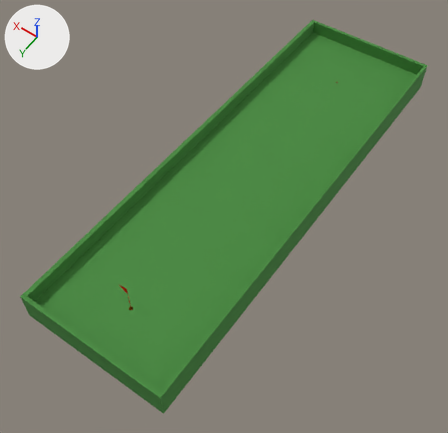
The Blender file assets/blend_files/basic_level_1.blend as it was, and as the next commit left it.
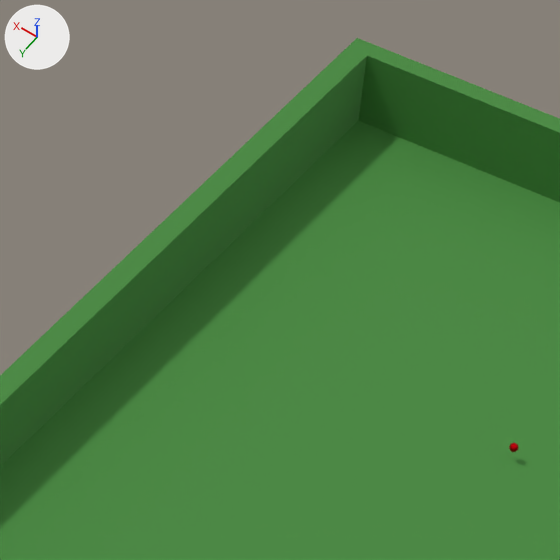
Old and new are each drawn whole from a 50 mm lens placed at (-5.67, 13.67, 12.03), pointed at (0.09, 5.6, -0.66) and again close up on the part from 58% to 77% of the width and 3% to 23% of the height. Every picture has the same lights, and +X, +Y and +Z are marked at upper left.

The first close-up shows 'green'.
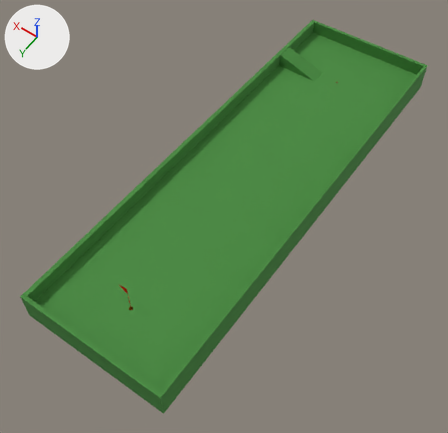
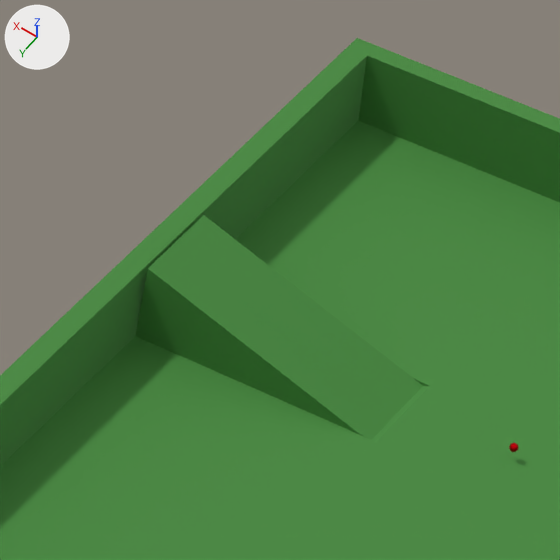
The change, as a diff of the scene's bpy script:
```diff
--- a/assets/blend_files/basic_level_1.blend.py
+++ b/assets/blend_files/basic_level_1.blend.py
@@ me_green @@
 # used by ob_green; location = (0.0, 0.0, 0.0)
-me_green.from_pydata(...)  # 17793 vertices, 16214 faces; spans x -1.94..1.98, y -1.89..10.59, z -0.53..0.3
+me_green.from_pydata(...)  # 17719 vertices, 16093 faces; spans x -1.94..1.98, y -1.89..10.59, z -0.53..0.33
+# me_green part 1
+# 172 vertices are removed from x 0.59..1.83, y -0.14..0.15, z -0.07
+# 220 faces are deleted
+# 86 vertices are added at x 0.62..1.8, y -0.24..0.25, z -0.08..0.32
+# 6 new vertices lie (0.04, 0.0, -0.02) away from vertices in x 0.56, y -0.24..0.25, z -0.07
+# 6 new vertices lie (-0.03, 0.0, 0.4) away from vertices in x 1.86, y -0.24..0.25, z -0.07
+# 99 new faces join them
 me_green.materials.append(mat_material_005)
```

Changed parts and their boxes [x1, y1, x2, y2] in the close-ups (560 x 560 px):
part 1 of me_green, cut back: before [136, 283, 429, 442]; after [136, 215, 429, 442]
